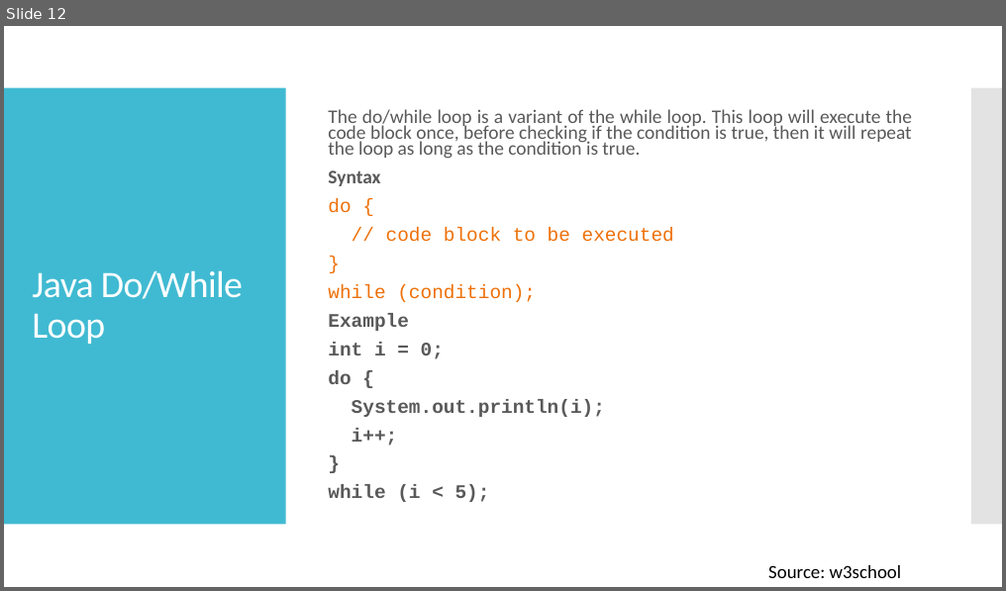
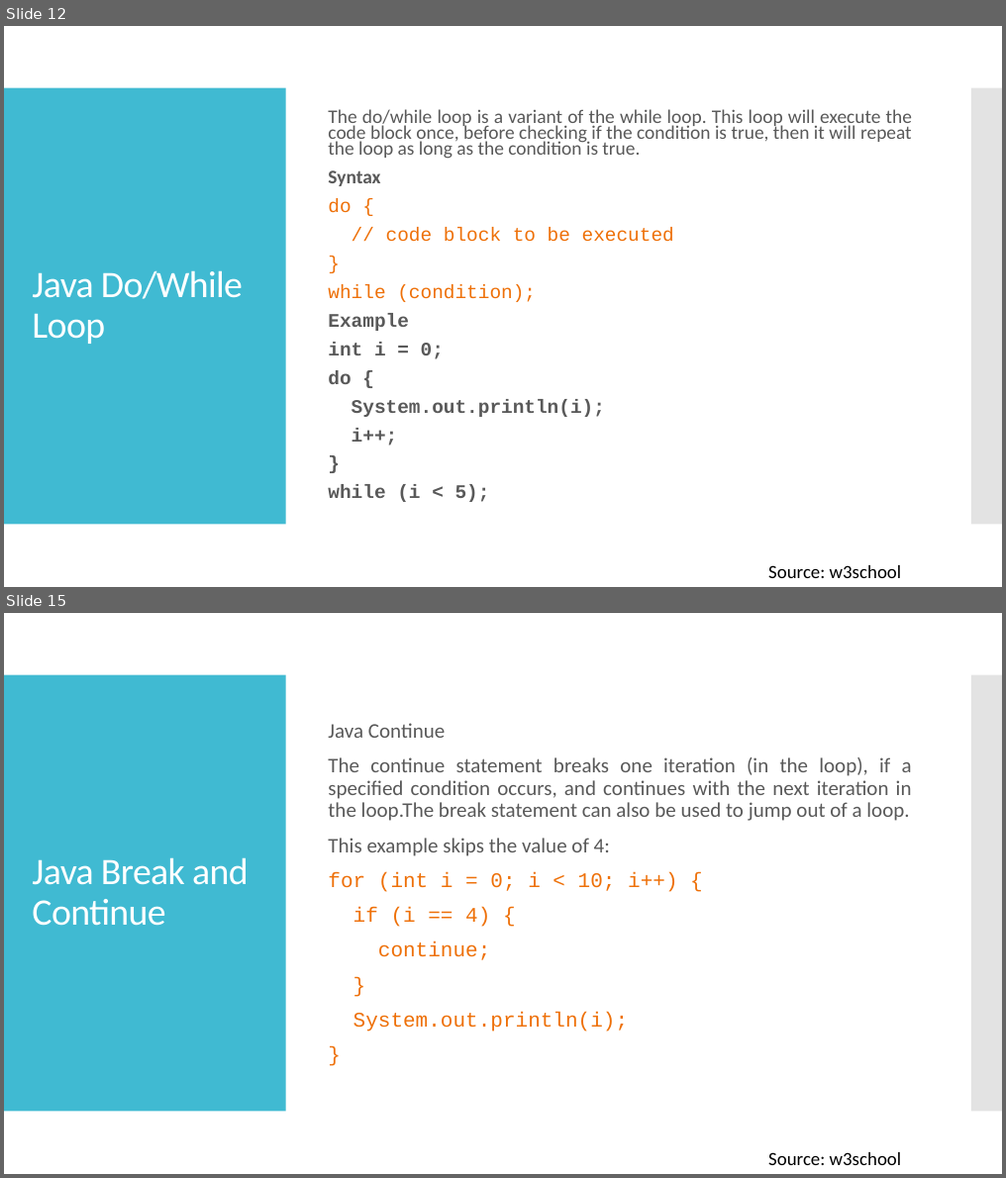
Before and after one commit to huutriGh/mnl_java, a slide deck: Java_day_3.pptx. Shown one above the other, each under a label of ours: slide 12 before the commit, slides 12 and 15 after it; the slides between them are not shown. The pictures are 1006x591 and 1006x1178 pixels, drawn with LibreOffice and Linux fonts; fonts in the diff are those of the drawing. Boxes give left, top, right and bottom in pixels: in the first picture for what was removed or moved away, otherwise in the second. Text is boxed around its words. In the diff, an @@ line names an element or a change of style, - is before the commit and + after.

```diff
--- a/Java_day_3.pptx
+++ b/Java_day_3.pptx
@@ slide 15 added at <box>4,613,1002,1174</box>, background #FFFFFF; not listed: 2 template elements that a slide beside it also shows @@
@@ text added at <box>328,723,912,1032</box>, 20 pt, text #595959 @@
+Java Continue
+The continue statement breaks one iteration (in the loop), if a specified condition occurs, and continues with the next iteration in the loop.The break statement can also be used to jump out of a loop.
+This example skips the value of 4:
+for (int i = 0; i < 10; i++) {
+if (i == 4) {
+continue;
+}
+System.out.println(i);
+}
@@ title added at <box>32,858,249,926</box>, 36 pt, text #FFFFFF @@
+Java Break and Continue
@@ text added at <box>768,1153,902,1165</box>, 18 pt, text #000000 @@
+Source: w3school
```
Also in this commit, not shown: 2 other slides added.
